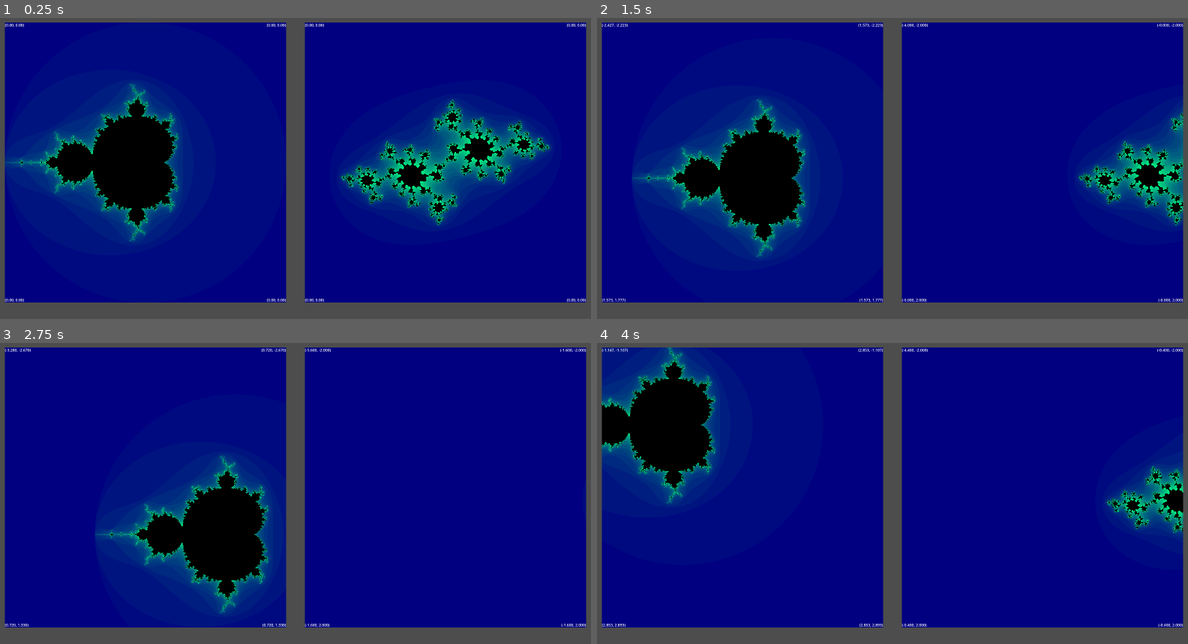
Above: before the commit, frames 1-4 (two rows, left to right).
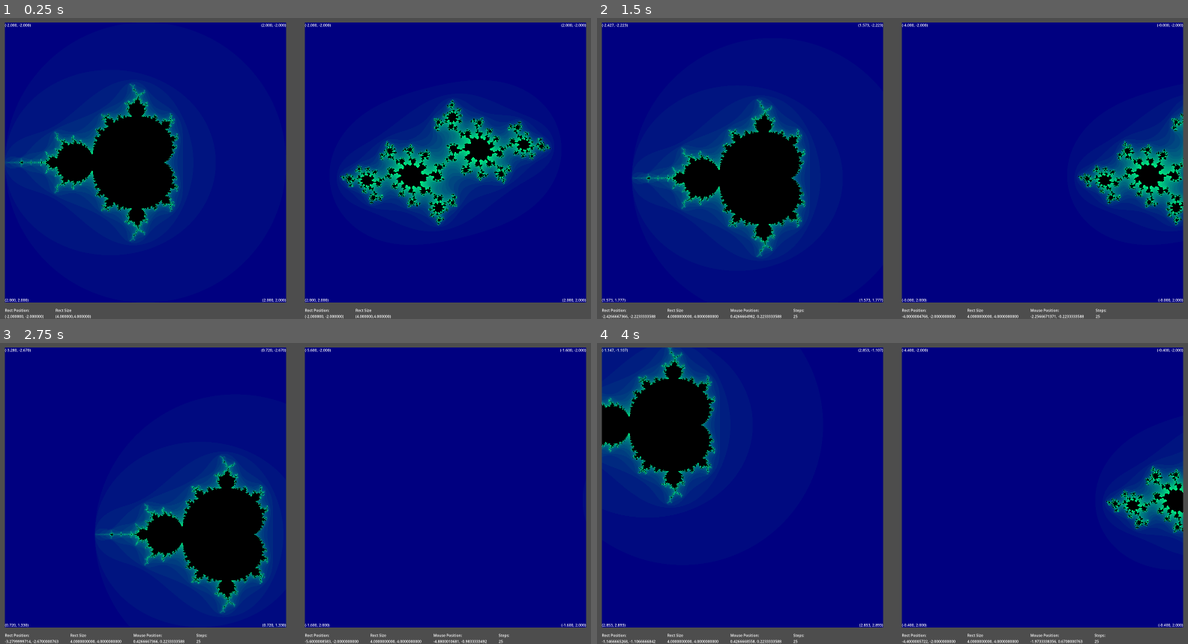
Above: after the commit, the same moments.

Repository: kirkatia98/mandelbrot
Game: Godot game, scene res://root.tscn
Same seed, same stepped clock (60 frames per second), same inputs: the game is played once before the commit and once after it.
Inputs (mouse positions are in pixels of both pictures, inside the frame that each line leads up to):
- Up to frame 1 (0.25 s): no input
- Up to frame 2 (1.5 s): tap Enter at 0.5 s; move the mouse to (1022, 147) at 0.52 s; hold Right (ui_right) 0.53-1.25 s; click (1022, 147) at 0.67 s; tap Space at 1.25 s; drag from (774, 177) to (862, 225) at 1.27 s
- Up to frame 3 (2.75 s): tap Enter at 2 s; move the mouse to (354, 418) at 2.02 s; hold Right (ui_right) from 2.03 s (still down); click (354, 418) at 2.17 s
- Up to frame 4 (4 s): release Right (ui_right) at 2.75 s; tap Space at 2.75 s; drag from (862, 550) to (715, 439) at 2.77 s; tap Enter at 3.5 s; move the mouse to (1069, 535) at 3.52 s; hold Left (ui_left) from 3.53 s (still down); click (1069, 535) at 3.67 s

The runs differ from the first frame. In frame 1, 0.5% of the frame differs, in the area x 0-99%, y 1-100%; in frame 2, 0.7%; in frame 3, 0.7%, in the area x 0-87%, y 96-100%; in frame 4, 0.7%.

Commit message:
Debug hints for rect size + steps

Diff:
--- a/fractal.gd
+++ b/fractal.gd
@@ -14,22 +14,29 @@
 	set(val):
 		rect_position = val
 		shader_material.set_shader_parameter("rect_position", rect_position)
-		update_coords()
+		update_labels()
 
 
 @export var rect_size : Vector2 = Vector2(4, 4):
 	set(val):
 		rect_size = val
 		shader_material.set_shader_parameter("rect_size", rect_size)
-		update_coords()
+		update_labels()
 
 @export var shader_material : ShaderMaterial = material as ShaderMaterial
 
+@export_group("Boundary Coordinates")
 @export var labels : Control
 @export var TL : Label
 @export var TR : Label
 @export var BR : Label
 @export var BL : Label
+
+@export_group("Debug Hints")
+@export var RP : Label
+@export var RS : Label
+@export var MP : Label
+@export var ST : Label
 
 
 @onready var dragging : bool = false
@@ -38,19 +45,45 @@
 @onready var old_mouse : Vector2
 
 
-func update_coords():
+func update_labels():
 	var fmt_str : String = "(%.3f, %-.3f)"
+	var fmt_str_long : String = "%.10f, %.10f"
 
 	var x1: float = rect_position.x
 	var x2: float = rect_position.x + rect_size.x
 	var y1: float = rect_position.y
 	var y2: float = rect_position.y + rect_size.y
 
+	# Set Boundary Coordinates
 	TL.text = fmt_str % [x1, y1]
 	TR.text = fmt_str % [x2, y1]
 	BL.text = fmt_str % [x2, y2]
 	BR.text = fmt_str % [x2, y2]
 
+
+	# Set Debug Hints
+	RP.text = "Rect Position:\n" + fmt_str_long % [rect_position.x, rect_position.y]
+	RS.text = "Rect Size\n" + fmt_str_long % [rect_size.x, rect_size.y]
+	ST.text = "Steps:\n%d" % scale_iterations()
+
+
+	var mp_text = "(_, _)"
+	if not Engine.is_editor_hint():
+
+		# if in the code, get the local mouse position and scale it to the display size
+		var local_mouse : Vector2 = get_local_mouse_position()
+		local_mouse /= get_rect().size
+		local_mouse *= rect_size
+		local_mouse += rect_position
+
+		mp_text = fmt_str_long % [local_mouse.x, local_mouse.y]
+
+	MP.text = "Mouse Position:\n" + mp_text
+
+
+
+func scale_iterations():
+	return int(50.0/pow(rect_size.length(), 0.4))
 
 
 func _input(event):
--- a/fractal.tscn
+++ b/fractal.tscn
@@ -5,7 +5,7 @@
 [sub_resource type="ShaderMaterial" id="ShaderMaterial_v8ifj"]
 resource_local_to_scene = true
 
-[node name="Fractal" type="ColorRect" node_paths=PackedStringArray("labels", "TL", "TR", "BR", "BL")]
+[node name="Fractal" type="ColorRect" node_paths=PackedStringArray("labels", "TL", "TR", "BR", "BL", "RP", "RS", "MP", "ST")]
 material = SubResource("ShaderMaterial_v8ifj")
 custom_minimum_size = Vector2(1200, 1200)
 offset_right = 1200.0
@@ -13,27 +13,30 @@
 color = Color(0.44, 0.44, 0.44, 1)
 script = ExtResource("1_528h7")
 shader_material = SubResource("ShaderMaterial_v8ifj")
-labels = NodePath("Labels")
-TL = NodePath("Labels/TopLeft")
-TR = NodePath("Labels/TopRight")
-BR = NodePath("Labels/BottomRight")
-BL = NodePath("Labels/BottomLeft")
+labels = NodePath("Boundary Coordinates")
+TL = NodePath("Boundary Coordinates/TopLeft")
+TR = NodePath("Boundary Coordinates/TopRight")
+BR = NodePath("Boundary Coordinates/BottomRight")
+BL = NodePath("Boundary Coordinates/BottomLeft")
+RP = NodePath("Debug Hints/Rect Position")
+RS = NodePath("Debug Hints/Rect Size")
+MP = NodePath("Debug Hints/Mouse Position")
+ST = NodePath("Debug Hints/Steps")
 
-[node name="Labels" type="Control" parent="."]
+[node name="Boundary Coordinates" type="Control" parent="."]
 layout_mode = 1
-anchors_preset = 15
 anchor_right = 1.0
 anchor_bottom = 1.0
 grow_horizontal = 2
 grow_vertical = 2
 
-[node name="TopLeft" type="Label" parent="Labels"]
+[node name="TopLeft" type="Label" parent="Boundary Coordinates"]
 layout_mode = 1
 offset_right = 18.0
 offset_bottom = 23.0
-text = "(0.00, 0.00)"
+text = "(-2.000, -2.000)"
 
-[node name="TopRight" type="Label" parent="Labels"]
+[node name="TopRight" type="Label" parent="Boundary Coordinates"]
 layout_mode = 1
 anchors_preset = 1
 anchor_left = 1.0
@@ -41,9 +44,9 @@
 offset_left = -40.0
 offset_bottom = 23.0
 grow_horizontal = 0
-text = "(0.00, 0.00)"
+text = "(2.000, -2.000)"
 
-[node name="BottomRight" type="Label" parent="Labels"]
+[node name="BottomRight" type="Label" parent="Boundary Coordinates"]
 layout_mode = 1
 anchors_preset = 3
 anchor_left = 1.0
@@ -54,9 +57,9 @@
 offset_top = -23.0
 grow_horizontal = 0
 grow_vertical = 0
-text = "(0.00, 0.00)"
+text = "(2.000, 2.000)"
 
-[node name="BottomLeft" type="Label" parent="Labels"]
+[node name="BottomLeft" type="Label" parent="Boundary Coordinates"]
 layout_mode = 1
 anchors_preset = 2
 anchor_top = 1.0
@@ -64,4 +67,32 @@
 offset_top = -23.0
 offset_right = 40.0
 grow_vertical = 0
-text = "(0.00, 0.00)"
+text = "(2.000, 2.000)"
+
+[node name="Debug Hints" type="HBoxContainer" parent="."]
+layout_mode = 1
+anchors_preset = -1
+anchor_top = 1.0
+anchor_right = 1.0
+anchor_bottom = 1.0
+offset_top = 50.0
+offset_bottom = 70.0
+grow_horizontal = 2
+grow_vertical = 0
+theme_override_constants/separation = 50
+
+[node name="Rect Position" type="Label" parent="Debug Hints"]
+layout_mode = 2
+text = "Rect Position:
+(-2.000000, -2.000000)"
+
+[node name="Rect Size" type="Label" parent="Debug Hints"]
+layout_mode = 2
+text = "Rect Size
+(4.000000,4.000000)"
+
+[node name="Mouse Position" type="Label" parent="Debug Hints"]
+layout_mode = 2
+
+[node name="Steps" type="Label" parent="Debug Hints"]
+layout_mode = 2
